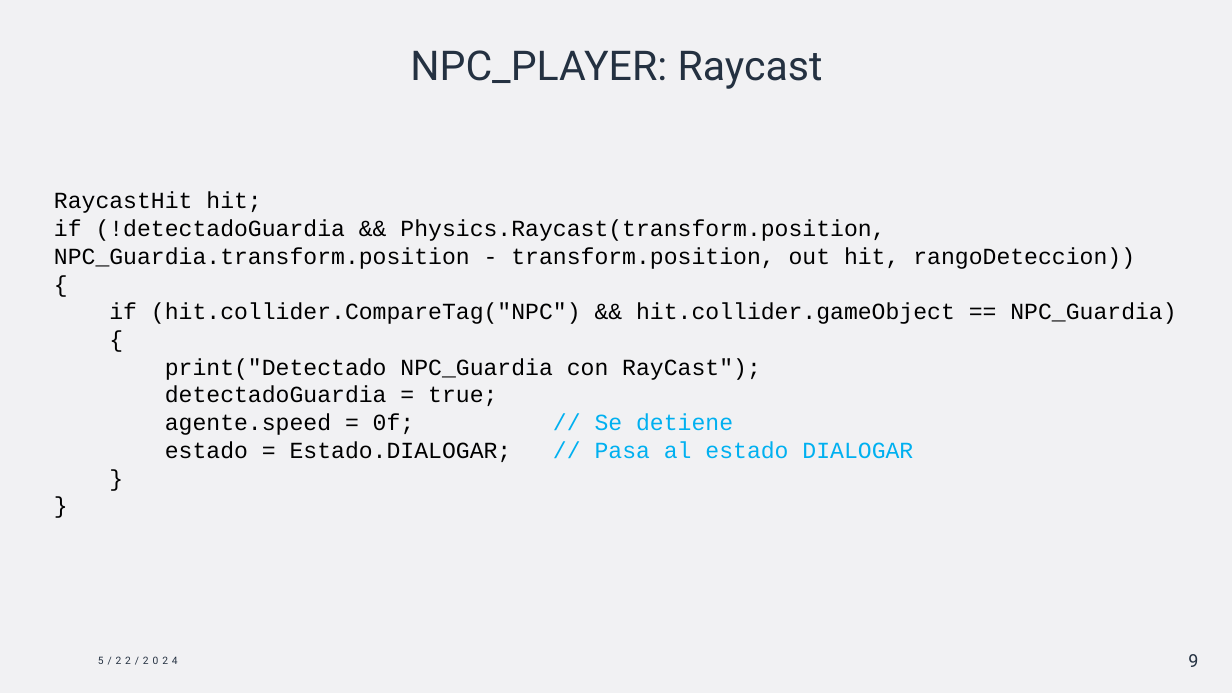
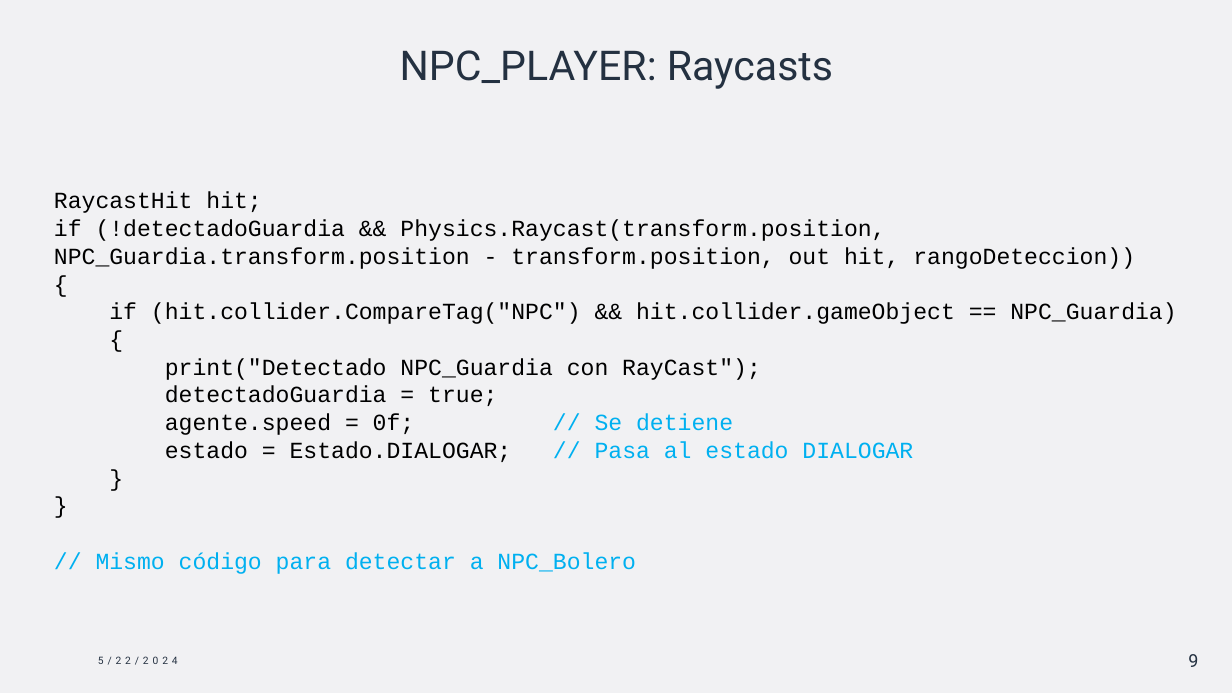
Before and after one commit to ignamarga1/Bowling24, a slide deck: slide 9 of La bolera.pptx. Drawn at 1232x693 pixels with LibreOffice and Linux fonts; fonts in the diff are those of the drawing. Boxes give left, top, right and bottom in pixels: in the first picture for what was removed or moved away, otherwise in the second. Text is boxed around its words. In the diff, an @@ line names an element or a change of style, - is before the commit and + after.

```diff
--- a/La bolera.pptx
+++ b/La bolera.pptx
@@ title at (400, 50, 833, 89): text changed @@
-NPC_PLAYER: Raycast
+NPC_PLAYER: Raycasts
@@ text at (96, 552, 636, 574): paragraph added @@
+// Mismo código para detectar a NPC_Bolero
```
Also in this commit, not shown: 9 other slides changed.
